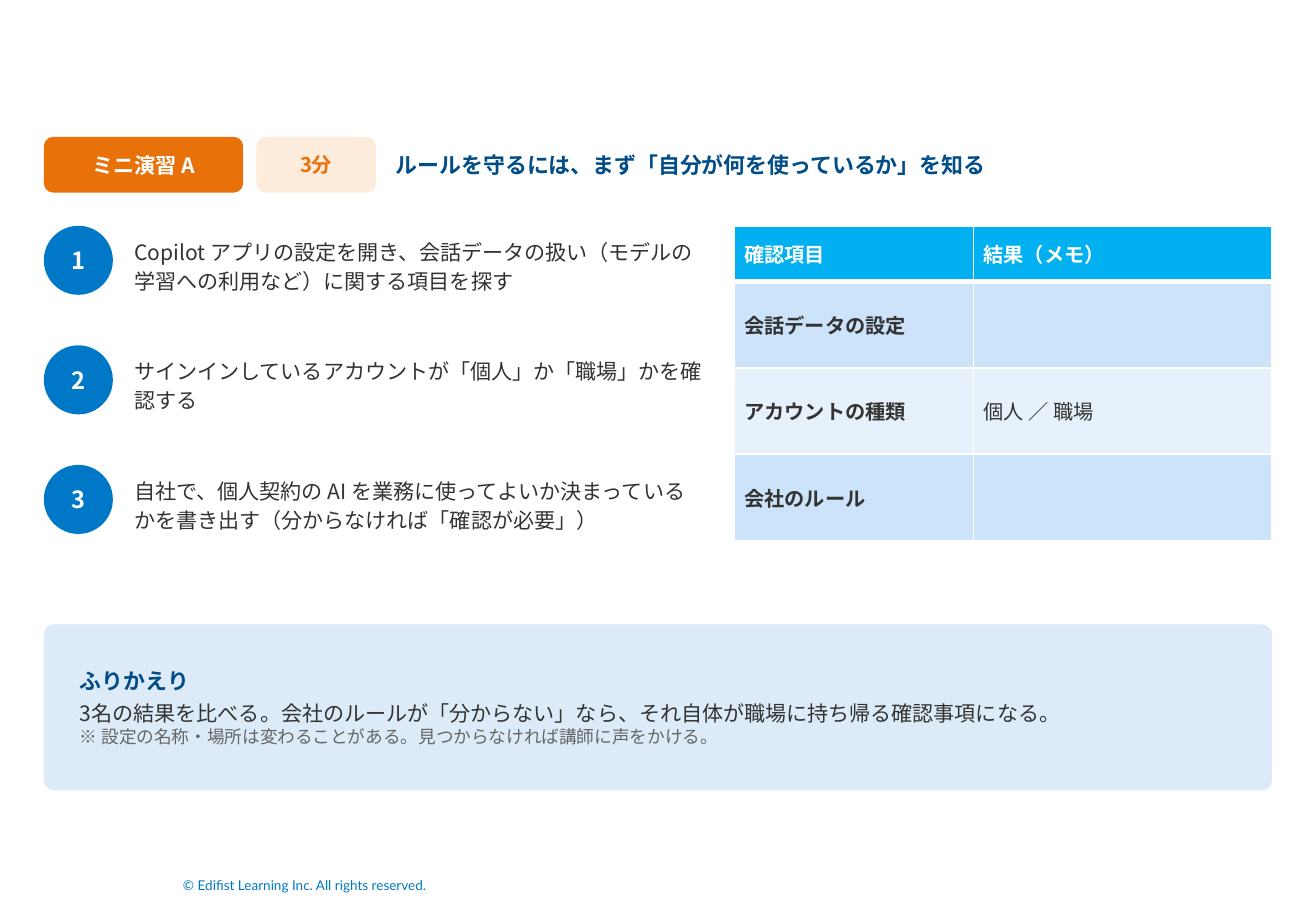
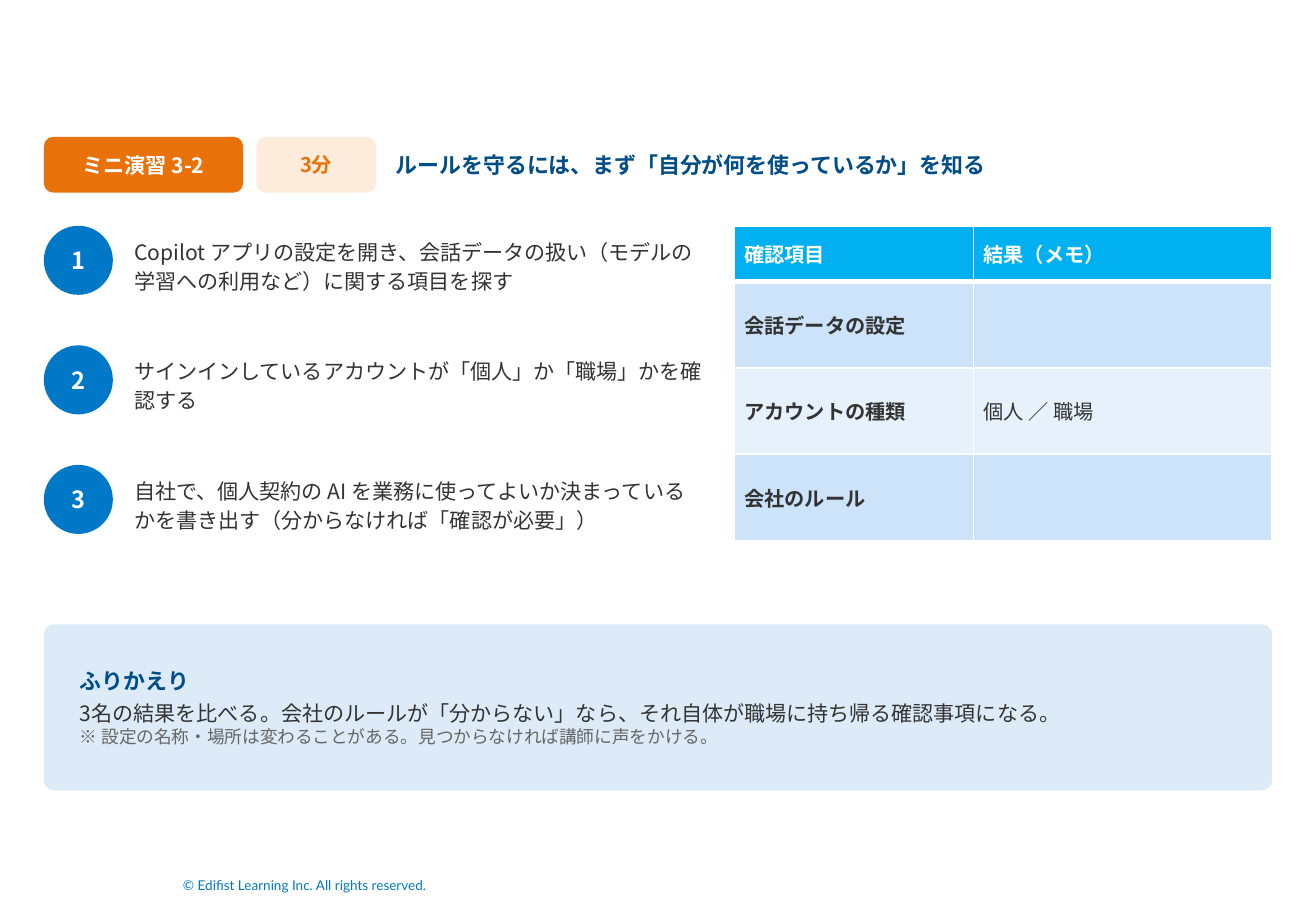
Before and after one commit to Takahashi-eiji-0708/work2026, a slide deck: slide 55 of slides/ソリューション営業のための生成AIセキュア活用実践.pptx (slide 31 before the commit). Drawn at 1316x911 pixels with LibreOffice and Linux fonts; fonts in the diff are those of the drawing; background and template pictures are left out. Boxes give left, top, right and bottom in pixels: in the first picture for what was removed or moved away, otherwise in the second. Text is boxed around its words. In the diff, an @@ line names an element or a change of style, - is before the commit and + after.

```diff
--- a/slides/ソリューション営業のための生成AIセキュア活用実践.pptx
+++ b/slides/ソリューション営業のための生成AIセキュア活用実践.pptx
@@ text in rounded rectangle at bbox=[83, 155, 205, 175]: text changed @@
-ミニ演習 A
+ミニ演習 3-2
```
Also in this commit, not shown: 7 other slides changed, 38 slides added, 18 other files.
